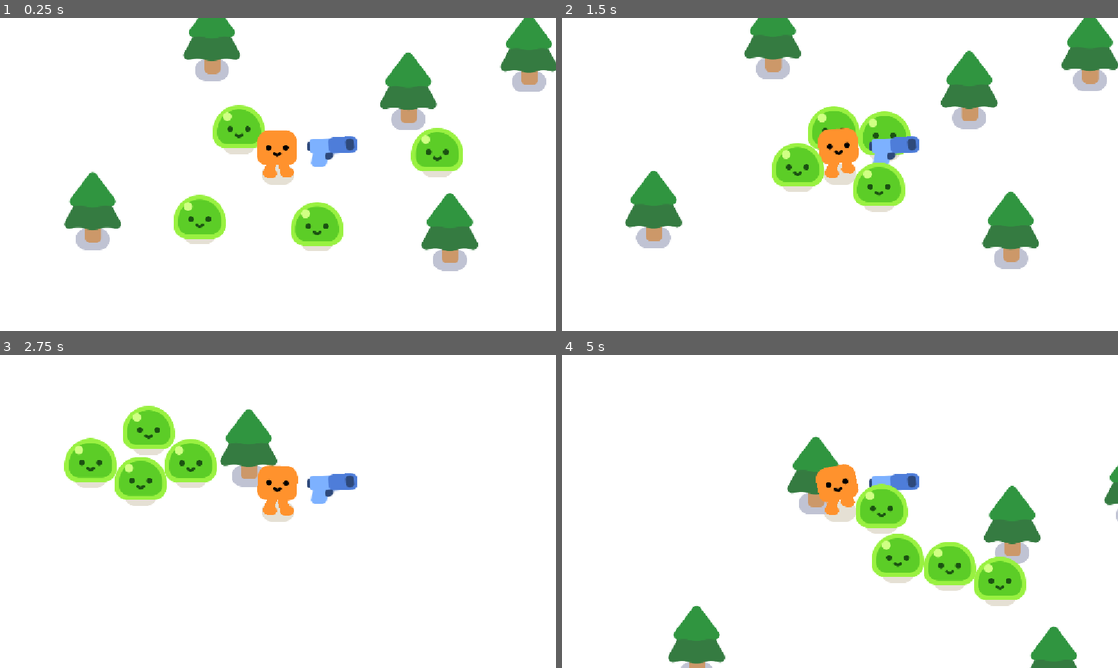
Above: before the commit, frames 1-4 (two rows, left to right).
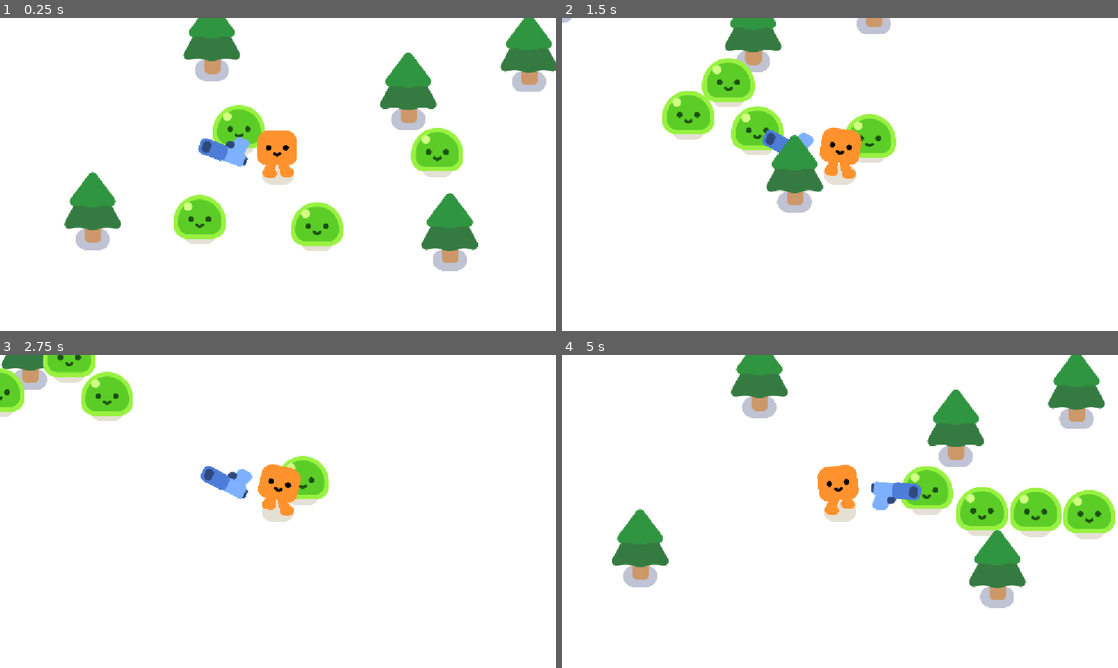
Above: after the commit, the same moments.

Repository: RaphelReji/last-stand
Game: Godot game, scene res://game.tscn
The game is run twice, just before and just after one commit, with the same random seed, the same clock (stepped at 60 frames per second) and the same inputs.
Inputs (mouse positions are in pixels of both pictures, inside the frame that each line leads up to):
- Up to frame 1 (0.25 s): no input
- Up to frame 2 (1.5 s): tap Enter at 0.5 s; move the mouse to (962, 158) at 0.52 s; hold D (move_right) 0.53-1.28 s; tap Alt at 0.6 s; click (962, 158) at 0.67 s; move the mouse to (728, 190) at 1.27 s; hold S (move_down) from 1.28 s (still down); tap Shift at 1.35 s
- Up to frame 3 (2.75 s): move the mouse to (333, 442) at 2.02 s; release S (move_down) at 2.03 s; hold D (move_right) from 2.03 s (still down); tap Alt at 2.1 s
- Up to frame 4 (5 s): move the mouse to (812, 574) at 2.77 s; release D (move_right) at 2.78 s; hold W (move_up) 2.78-3.53 s; tap Shift at 2.85, 4.35 s; click (812, 574) at 2.92 s; move the mouse to (1006, 558) at 3.52 s; hold A (move_left) from 3.53 s (still down); tap Alt at 3.6 s; move the mouse to (673, 464) at 4.27 s

The runs differ from the first frame. In frame 1, 1.2% of the frame differs, in the area x 35-65%, y 37-48%; in frame 2, 17%; in frame 3, 11%; in frame 4, 20%, in the area x 9-100%, y 0-100%.

Commit message:
added gun and updated mob layer

Diff:
--- /dev/null
+++ b/gun.gd
@@ -0,0 +1,7 @@
+extends Area2D
+
+func  _physics_process(delta: float) -> void:
+	var enemies_in_range = get_overlapping_bodies()
+	if enemies_in_range.size() > 0:
+		var target_enemy = enemies_in_range.front()
+		look_at(target_enemy.global_position)
--- a/gun.tscn
+++ b/gun.tscn
@@ -1,5 +1,6 @@
 [gd_scene format=3 uid="uid://clui5p1fc2emy"]
 
+[ext_resource type="Script" uid="uid://cdghfjlj1sujt" path="res://gun.gd" id="1_dk5gl"]
 [ext_resource type="Texture2D" uid="uid://c0h67sfkqaht6" path="res://pistol/pistol.png" id="1_vk1bi"]
 
 [sub_resource type="CircleShape2D" id="CircleShape2D_1pfk3"]
@@ -8,6 +9,9 @@
 [node name="Gun" type="Area2D" unique_id=465356388]
 position = Vector2(2.0000002, 0)
 scale = Vector2(1.3951219, 1.1927711)
+collision_layer = 0
+collision_mask = 2
+script = ExtResource("1_dk5gl")
 
 [node name="CollisionShape2D" type="CollisionShape2D" parent="." unique_id=2068546894]
 position = Vector2(1.4335665, 0.8383839)
--- a/mob.tscn
+++ b/mob.tscn
@@ -7,6 +7,8 @@
 radius = 53.037724
 
 [node name="Mob" type="CharacterBody2D" unique_id=469137202]
+collision_layer = 2
+collision_mask = 3
 script = ExtResource("1_nokgg")
 
 [node name="Slime" parent="." unique_id=2008890567 instance=ExtResource("1_dy6sc")]
Not shown, added: gun.gd.uid
